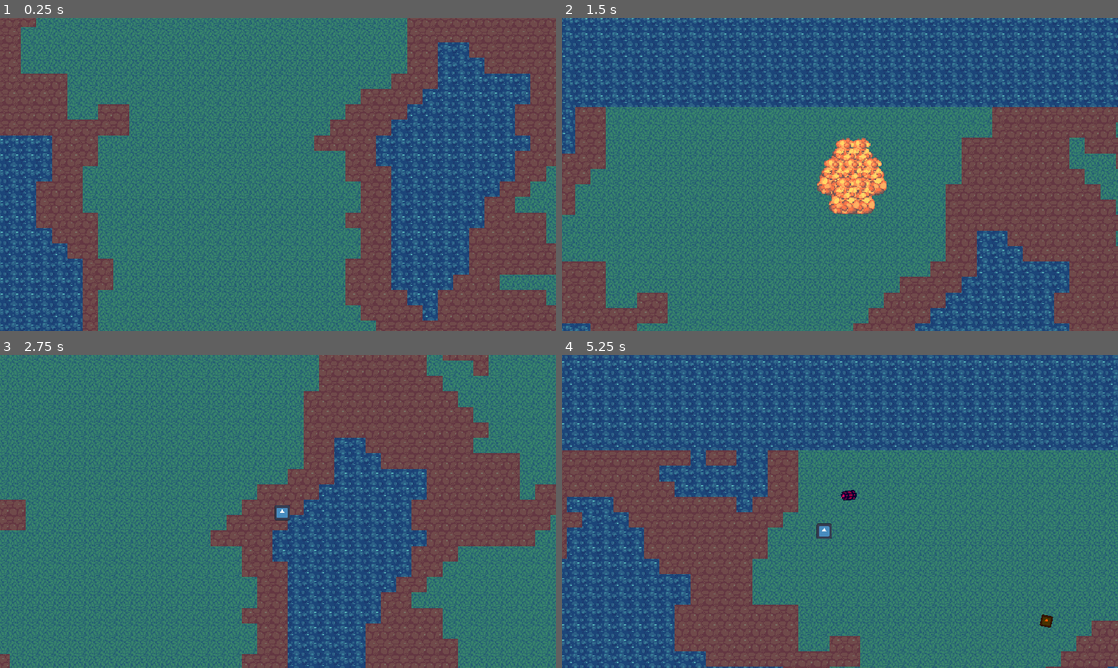
Above: before the commit, frames 1-4 (two rows, left to right).
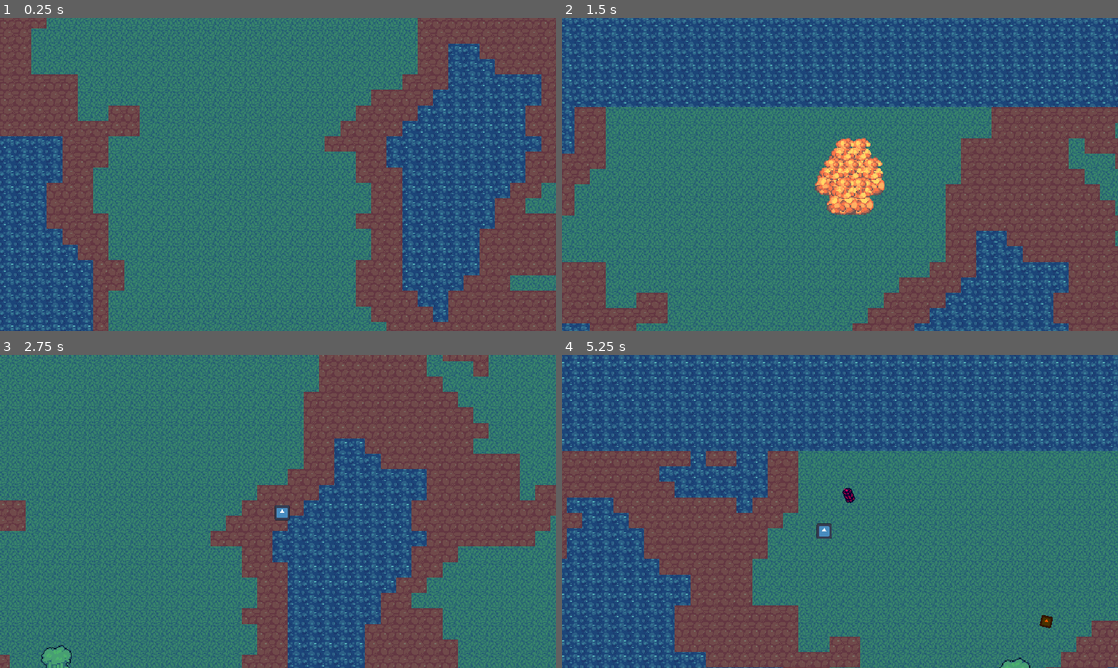
Above: after the commit, the same moments.

Repository: slotling/collateral-damage-gwj71
Game: Godot game, scene res://Scenes/Root/world.tscn
Two runs of this game, one before a commit and one after it. Both use one fixed random seed, a clock stepped at 60 frames per second and the inputs below. The engine's default icon, where the game draws it, is replaced by a stand-in: a white triangle on a blue panel in a dark square.
Inputs (mouse positions are in pixels of both pictures, inside the frame that each line leads up to):
- Up to frame 1 (0.25 s): no input
- Up to frame 2 (1.5 s): move the mouse to (962, 158) at 0.52 s; hold D (right) 0.53-1.28 s; click (962, 158) at 0.6 s; move the mouse to (728, 190) at 1.27 s; hold S (backward) from 1.28 s (still down); right-click (728, 190) at 1.35 s
- Up to frame 3 (2.75 s): move the mouse to (333, 442) at 2.02 s; release S (backward) at 2.03 s; hold D (right) from 2.03 s (still down); hold Shift (run) from 2.03 s (still down)
- Up to frame 4 (5.25 s): move the mouse to (812, 574) at 2.77 s; release D (right) at 2.78 s; release Shift (run) at 2.78 s; hold W (forward) 2.78-3.53 s; click (812, 574) at 2.85 s; move the mouse to (1006, 558) at 3.52 s; hold A (left) 3.53-5.03 s; right-click (1006, 558) at 3.6 s; move the mouse to (673, 464) at 4.27 s; tap Shift (run) at 4.35 s; move the mouse to (867, 511) at 5.02 s; hold S (backward) from 5.03 s (still down); click (867, 511) at 5.1 s

The runs differ from the first frame. In frame 1, 30% of the frame differs, in the area x 0-100%, y 0-100%; in frame 2, 14%; in frame 3, 8.1%; in frame 4, 10%.

Commit message:
bamboo is now fully functional except it doesnt catch on fire (yet)

Diff:
--- a/EnvironmentObject.gd
+++ b/EnvironmentObject.gd
@@ -1,16 +1,14 @@
 extends StaticBody2D
 
-@export_enum("test_obj", "bamboo", "small_rock", "gate") var type: String = "test_obj" # + "_cshape.tres"
-
 @export var flammable: bool = false
-@export var regeneration_time: float = 0.0
+@export var regeneratable: bool = false
 
 @onready var sprite: Sprite2D = $Sprite2D
 @onready var sprite_shaker: Node = $SpriteShaker
 @onready var anim_player: AnimationPlayer = $AnimationPlayer
 @onready var health_handler: Node = $HealthHandler
 
-var state: String = "default" # default, fire, fallen
+var state: String = "alive"
 
 func _ready() -> void:
 	pass
@@ -31,11 +29,8 @@
 
 func _on_health_handler_died(value, cause, hurtbox_global_position) -> void:
 
-	if regeneration_time <= 0.0:
+	if !regeneratable:
 		queue_free()
 
 func _on_hit_box_handler_hit(strength, cause, hurtbox_global_position) -> void:
 	health_handler.affect(-abs(strength), cause, hurtbox_global_position)
-
-func _on_regen_timer_timeout() -> void:
-	pass
--- a/Handlers/WaveHandler.gd
+++ b/Handlers/WaveHandler.gd
@@ -6,7 +6,7 @@
 
 @onready var cooldown_timer = $WaveCooldown
 @onready var terrain_generator: Node2D = get_tree().get_first_node_in_group("terrain_generator")
-@onready var enemy = preload("res://Scenes/Entities/Enemies/terminator_enemy.tscn")
+@export var enemy = preload("res://Scenes/Entities/Enemies/terminator_enemy.tscn")
 @export var enabled = true
 
 @export var wave_cooldown: int
--- a/Handlers/health_handler.gd
+++ b/Handlers/health_handler.gd
@@ -8,8 +8,11 @@
 
 func affect(value, cause, hurtbox_global_position):
 	health = clamp(health + value, 0, max_health)
-	hit.emit(value, cause, hurtbox_global_position)
-	if health == 0:
+
+	if value < 1:
+		hit.emit(value, cause, hurtbox_global_position)
+
+	if health <= 0:
 		died.emit(value, cause, hurtbox_global_position)
 
 func _on_hit_box_handler_hit(strength, cause, hurtbox_global_position):
--- a/Scenes/Entities/Characters/arsonist_player.tscn
+++ b/Scenes/Entities/Characters/arsonist_player.tscn
@@ -5,5 +5,5 @@
 
 [node name="ArsonistPlayer" instance=ExtResource("1_ofonj")]
 
-[node name="CharacterAttack1" parent="." index="5"]
+[node name="CharacterAttack1" parent="." index="6"]
 script = ExtResource("2_owpu5")
--- a/Scenes/Entities/Projectiles/Bomb.gd
+++ b/Scenes/Entities/Projectiles/Bomb.gd
@@ -20,6 +20,8 @@
 	else:
 		$UpCurvePath/PathFollow2D/Sprite2D.rotation_degrees -= ROTATE_DEGREES_SPEED * delta
 
+	#ROTATE_DEGREES_SPEED -= 10 * sign(ROTATE_DEGREES_SPEED) * delta
+
 	$UpCurvePath/PathFollow2D.progress += CURVE_SPEED * delta
 	if $UpCurvePath/PathFollow2D.progress_ratio >= 1:
 		detonate()
--- a/Scenes/Entities/Projectiles/Bomb.tscn
+++ b/Scenes/Entities/Projectiles/Bomb.tscn
@@ -4,14 +4,16 @@
 [ext_resource type="Script" path="res://Scenes/Entities/Projectiles/Bomb.gd" id="1_vxjbw"]
 [ext_resource type="Texture2D" uid="uid://dnsjq5yixo2q6" path="res://Resources/Atlases/dynamite.tres" id="3_6cknm"]
 
-[sub_resource type="Curve2D" id="Curve2D_pfiob"]
+[sub_resource type="Curve2D" id="Curve2D_rjfwh"]
 resource_local_to_scene = true
 
 [node name="Bomb" type="Node2D"]
+y_sort_enabled = true
 script = ExtResource("1_vxjbw")
+ROTATE_DEGREES_SPEED = 1350
 
 [node name="UpCurvePath" parent="." instance=ExtResource("1_eohv5")]
-curve = SubResource("Curve2D_pfiob")
+curve = SubResource("Curve2D_rjfwh")
 
 [node name="Sprite2D" type="Sprite2D" parent="UpCurvePath/PathFollow2D" index="0"]
 modulate = Color(1, 0, 1, 1)
--- a/Scenes/Entities/Projectiles/Bullet.tscn
+++ b/Scenes/Entities/Projectiles/Bullet.tscn
@@ -18,12 +18,14 @@
 texture = ExtResource("2_hin6l")
 
 [node name="HurtBoxHandler" parent="." instance=ExtResource("3_fhy25")]
+cause = "Shot"
 avoid_damaging_enemies = true
 
 [node name="CollisionShape2D" type="CollisionShape2D" parent="HurtBoxHandler"]
 shape = SubResource("CircleShape2D_whifp")
 
 [node name="DespawnOnContactHandler" parent="." instance=ExtResource("4_gi5hn")]
+cause = "Shot"
 
 [node name="CollisionShape2D" type="CollisionShape2D" parent="DespawnOnContactHandler"]
 shape = SubResource("CircleShape2D_whifp")
--- a/Scenes/Entities/Projectiles/Variations/demolitionist_self_explosion.tscn
+++ b/Scenes/Entities/Projectiles/Variations/demolitionist_self_explosion.tscn
@@ -4,11 +4,12 @@
 
 [sub_resource type="CircleShape2D" id="CircleShape2D_f6fyc"]
 resource_local_to_scene = true
-radius = 194.648
+radius = 64.0
 
 [node name="DemolitionistSelfExplosion" instance=ExtResource("1_tc5ts")]
 
 [node name="HurtBoxHandler" parent="." index="0"]
+strength = 20
 avoid_damaging_player = true
 
 [node name="CollisionShape2D" parent="HurtBoxHandler" index="0"]
--- a/Scenes/Environment/bamboo.gd
+++ b/Scenes/Environment/bamboo.gd
@@ -23,6 +23,18 @@
 			while fall_vector.x == 0:
 				fall_vector.x = randi_range(-1, 1)
 
+			_on_regrow_timer_timeout()
+
 			fallen_bamboo_instance.facing = fall_vector
 			call_deferred("add_child", fallen_bamboo_instance)
 			anim_player.play("fallen")
+
+func _on_regrow_timer_timeout():
+
+	if health_handler.health >= health_handler.max_health:
+		state = "alive"
+		anim_player.play("grow")
+		return
+
+	health_handler.health += 10
+	$RegrowTimer.start(2)
--- a/Scenes/Environment/bamboo.tscn
+++ b/Scenes/Environment/bamboo.tscn
@@ -514,7 +514,8 @@
 [node name="Bamboo" instance=ExtResource("1_f4gq0")]
 y_sort_enabled = true
 script = ExtResource("2_mt40n")
-regeneration_time = 1.0
+flammable = true
+regeneratable = true
 
 [node name="SpriteShaker" parent="." index="0"]
 duration = 6
@@ -545,14 +546,18 @@
 "": SubResource("AnimationLibrary_ah0qk")
 }
 
-[node name="HitBoxHandler" parent="." index="6" instance=ExtResource("3_q3nrw")]
+[node name="HitBoxHandler" parent="." index="5" instance=ExtResource("3_q3nrw")]
 
 [node name="CollisionShape2D" type="CollisionShape2D" parent="HitBoxHandler" index="1"]
 position = Vector2(0, -32)
 shape = SubResource("RectangleShape2D_rwjpc")
 
-[node name="CollisionShape2D" type="CollisionShape2D" parent="." index="7"]
+[node name="CollisionShape2D" type="CollisionShape2D" parent="." index="6"]
 rotation = 1.5708
 shape = SubResource("CircleShape2D_gesg1")
 
+[node name="RegrowTimer" type="Timer" parent="." index="7"]
+one_shot = true
+
 [connection signal="hit" from="HitBoxHandler" to="." method="_on_hit_box_handler_hit"]
+[connection signal="timeout" from="RegrowTimer" to="." method="_on_regrow_timer_timeout"]
--- a/Scenes/Environment/environment_object.tscn
+++ b/Scenes/Environment/environment_object.tscn
@@ -17,9 +17,5 @@
 
 [node name="AnimationPlayer" type="AnimationPlayer" parent="."]
 
-[node name="RegenTimer" type="Timer" parent="."]
-autostart = true
-
 [connection signal="died" from="HealthHandler" to="." method="_on_health_handler_died"]
 [connection signal="hit" from="HealthHandler" to="." method="_on_health_handler_hit"]
-[connection signal="timeout" from="RegenTimer" to="." method="_on_regen_timer_timeout"]
--- a/Scenes/Environment/fallen_bamboo.gd
+++ b/Scenes/Environment/fallen_bamboo.gd
@@ -11,3 +11,7 @@
 
 func sprite_shaker_shake():
 	sprite_shaker.shake()
+
+
+func _on_decay_timer_timeout():
+	anim_player.play("decay")
--- a/Scenes/Environment/fallen_bamboo.tscn
+++ b/Scenes/Environment/fallen_bamboo.tscn
@@ -139,7 +139,7 @@
 "times": PackedFloat32Array(0, 0.55, 0.6),
 "transitions": PackedFloat32Array(1, 1, 1),
 "update": 0,
-"values": [Vector2(1, 1), Vector2(1, 1), Vector2(5, 3.5)]
+"values": [Vector2(1, 1), Vector2(1, 1), Vector2(8, 4)]
 }
 tracks/11/type = "value"
 tracks/11/imported = false
@@ -148,7 +148,7 @@
 tracks/11/interp = 1
 tracks/11/loop_wrap = true
 tracks/11/keys = {
-"times": PackedFloat32Array(0, 0.3, 0.55, 0.7),
+"times": PackedFloat32Array(0, 0.3, 0.55, 0.6),
 "transitions": PackedFloat32Array(1, 1, 1, 1),
 "update": 1,
 "values": [false, false, true, false]
@@ -289,7 +289,7 @@
 "times": PackedFloat32Array(0, 0.55, 0.6),
 "transitions": PackedFloat32Array(1, 1, 1),
 "update": 0,
-"values": [Vector2(1, 1), Vector2(1, 1), Vector2(5, 3.5)]
+"values": [Vector2(1, 1), Vector2(1, 1), Vector2(8, 4)]
 }
 tracks/10/type = "value"
 tracks/10/imported = false
@@ -298,7 +298,7 @@
 tracks/10/interp = 1
 tracks/10/loop_wrap = true
 tracks/10/keys = {
-"times": PackedFloat32Array(0, 0.3, 0.55, 0.7),
+"times": PackedFloat32Array(0, 0.3, 0.55, 0.6),
 "transitions": PackedFloat32Array(1, 1, 1, 1),
 "update": 1,
 "values": [false, false, true, false]
@@ -463,7 +463,7 @@
 "times": PackedFloat32Array(0, 0.55, 0.6),
 "transitions": PackedFloat32Array(1, 1, 1),
 "update": 0,
-"values": [Vector2(1, 1), Vector2(1, 1), Vector2(5, 3.5)]
+"values": [Vector2(1, 1), Vector2(1, 1), Vector2(8, 4)]
 }
 tracks/11/type = "value"
 tracks/11/imported = false
@@ -472,7 +472,7 @@
 tracks/11/interp = 1
 tracks/11/loop_wrap = true
 tracks/11/keys = {
-"times": PackedFloat32Array(0, 0.3, 0.55, 0.7),
+"times": PackedFloat32Array(0, 0.3, 0.55, 0.6),
 "transitions": PackedFloat32Array(1, 1, 1, 1),
 "update": 1,
 "values": [false, false, true, false]
@@ -613,7 +613,7 @@
 "times": PackedFloat32Array(0, 0.55, 0.6),
 "transitions": PackedFloat32Array(1, 1, 1),
 "update": 0,
-"values": [Vector2(1, 1), Vector2(1, 1), Vector2(5, 3.5)]
+"values": [Vector2(1, 1), Vector2(1, 1), Vector2(8, 4)]
 }
 tracks/10/type = "value"
 tracks/10/imported = false
@@ -634,7 +634,7 @@
 tracks/11/interp = 1
 tracks/11/loop_wrap = true
 tracks/11/keys = {
-"times": PackedFloat32Array(0, 0.3, 0.55, 0.7),
+"times": PackedFloat32Array(0, 0.3, 0.55, 0.6),
 "transitions": PackedFloat32Array(1, 1, 1, 1),
 "update": 1,
 "values": [false, false, true, false]
@@ -763,7 +763,7 @@
 "times": PackedFloat32Array(0, 0.55, 0.6),
 "transitions": PackedFloat32Array(1, 1, 1),
 "update": 0,
-"values": [Vector2(1, 1), Vector2(1, 1), Vector2(5, 3.5)]
+"values": [Vector2(1, 1), Vector2(1, 1), Vector2(8, 4)]
 }
 tracks/9/type = "value"
 tracks/9/imported = false
@@ -772,7 +772,7 @@
 tracks/9/interp = 1
 tracks/9/loop_wrap = true
 tracks/9/keys = {
-"times": PackedFloat32Array(0, 0.3, 0.55, 0.7),
+"times": PackedFloat32Array(0, 0.3, 0.55, 0.6),
 "transitions": PackedFloat32Array(1, 1, 1, 1),
 "update": 1,
 "values": [false, false, true, false]
@@ -925,7 +925,7 @@
 "times": PackedFloat32Array(0, 0.55, 0.6),
 "transitions": PackedFloat32Array(1, 1, 1),
 "update": 0,
-"values": [Vector2(1, 1), Vector2(1, 1), Vector2(5, 3.5)]
+"values": [Vector2(1, 1), Vector2(1, 1), Vector2(8, 4)]
 }
 tracks/10/type = "value"
 tracks/10/imported = false
@@ -946,7 +946,7 @@
 tracks/11/interp = 1
 tracks/11/loop_wrap = true
 tracks/11/keys = {
-"times": PackedFloat32Array(0, 0.3, 0.55, 0.7),
+"times": PackedFloat32Array(0, 0.3, 0.55, 0.6),
 "transitions": PackedFloat32Array(1, 1, 1, 1),
 "update": 1,
 "values": [false, false, true, false]
@@ -1124,6 +1124,47 @@
 "update": 1,
 "values": [50]
 }
+tracks/13/type = "value"
+tracks/13/imported = false
+tracks/13/enabled = true
+tracks/13/path = NodePath("Sprite2D:modulate")
+tracks/13/interp = 1
+tracks/13/loop_wrap = true
+tracks/13/keys = {
+"times": PackedFloat32Array(0),
+"transitions": PackedFloat32Array(1),
+"update": 0,
+"values": [Color(1, 1, 1, 1)]
+}
+
+[sub_resource type="Animation" id="Animation_cbmfo"]
+resource_name = "decay"
+tracks/0/type = "value"
+tracks/0/imported = false
+tracks/0/enabled = true
+tracks/0/path = NodePath("Sprite2D:modulate")
+tracks/0/interp = 1
+tracks/0/loop_wrap = true
+tracks/0/keys = {
+"times": PackedFloat32Array(0, 1),
+"transitions": PackedFloat32Array(1, 1),
+"update": 0,
+"values": [Color(1, 1, 1, 1), Color(1, 1, 1, 0)]
+}
+tracks/1/type = "method"
+tracks/1/imported = false
+tracks/1/enabled = true
+tracks/1/path = NodePath(".")
+tracks/1/interp = 1
+tracks/1/loop_wrap = true
+tracks/1/keys = {
+"times": PackedFloat32Array(1),
+"transitions": PackedFloat32Array(1),
+"values": [{
+"args": [],
+"method": &"queue_free"
+}]
+}
 
 [sub_resource type="AnimationLibrary" id="AnimationLibrary_0sow6"]
 _data = {
@@ -1133,7 +1174,8 @@
 "1_-1": SubResource("Animation_hnbp2"),
 "1_0": SubResource("Animation_tb8ae"),
 "1_1": SubResource("Animation_y25st"),
-"RESET": SubResource("Animation_75pb3")
+"RESET": SubResource("Animation_75pb3"),
+"decay": SubResource("Animation_cbmfo")
 }
 
 [sub_resource type="RectangleShape2D" id="RectangleShape2D_7c2da"]
@@ -1159,13 +1201,16 @@
 "": SubResource("AnimationLibrary_0sow6")
 }
 
-[node name="Marker2D" type="Marker2D" parent="." index="5"]
-position = Vector2(0, 56)
-
-[node name="HurtBoxHandler" parent="." index="6" instance=ExtResource("5_dom2m")]
+[node name="HurtBoxHandler" parent="." index="4" instance=ExtResource("5_dom2m")]
 monitorable = false
 strength = 50
 cause = "Crushed"
 
 [node name="CollisionShape2D" type="CollisionShape2D" parent="HurtBoxHandler" index="0"]
 shape = SubResource("RectangleShape2D_7c2da")
+
+[node name="DecayTimer" type="Timer" parent="." index="5"]
+wait_time = 10.0
+autostart = true
+
+[connection signal="timeout" from="DecayTimer" to="." method="_on_decay_timer_timeout"]
--- a/Scenes/Root/world.tscn
+++ b/Scenes/Root/world.tscn
@@ -1,7 +1,8 @@
-[gd_scene load_steps=4 format=3 uid="uid://dxacdto1scojh"]
+[gd_scene load_steps=5 format=3 uid="uid://dxacdto1scojh"]
 
 [ext_resource type="PackedScene" uid="uid://d3hrl4tjnukfe" path="res://Scenes/Generation/terrain.tscn" id="1_r6r10"]
 [ext_resource type="PackedScene" uid="uid://djorhqqn1rked" path="res://Scenes/Entities/Characters/demolitionist_player.tscn" id="2_0m2oe"]
+[ext_resource type="PackedScene" uid="uid://brrquad1bj0h1" path="res://Scenes/Environment/bamboo.tscn" id="2_fjv0v"]
 [ext_resource type="PackedScene" uid="uid://14wcwtgp2v2v" path="res://Handlers/wave_handler.tscn" id="4_apm3v"]
 
 [node name="World" type="Node2D"]
@@ -12,8 +13,13 @@
 max_wave_count = 10
 spawning_distance = 700
 
+[node name="WaveHandler2" parent="." instance=ExtResource("4_apm3v")]
+enemy = ExtResource("2_fjv0v")
+max_enemy_count = 50
+max_wave_count = 10
+spawning_distance = 100
+
 [node name="Terrain" parent="." instance=ExtResource("1_r6r10")]
 size = Vector2(100, 100)
 
 [node name="DemolitionistPlayer" parent="." instance=ExtResource("2_0m2oe")]
-position = Vector2(80, 8)
Not shown: 1 places in Scenes/Environment/fallen_bamboo.tscn that only renumber resources
